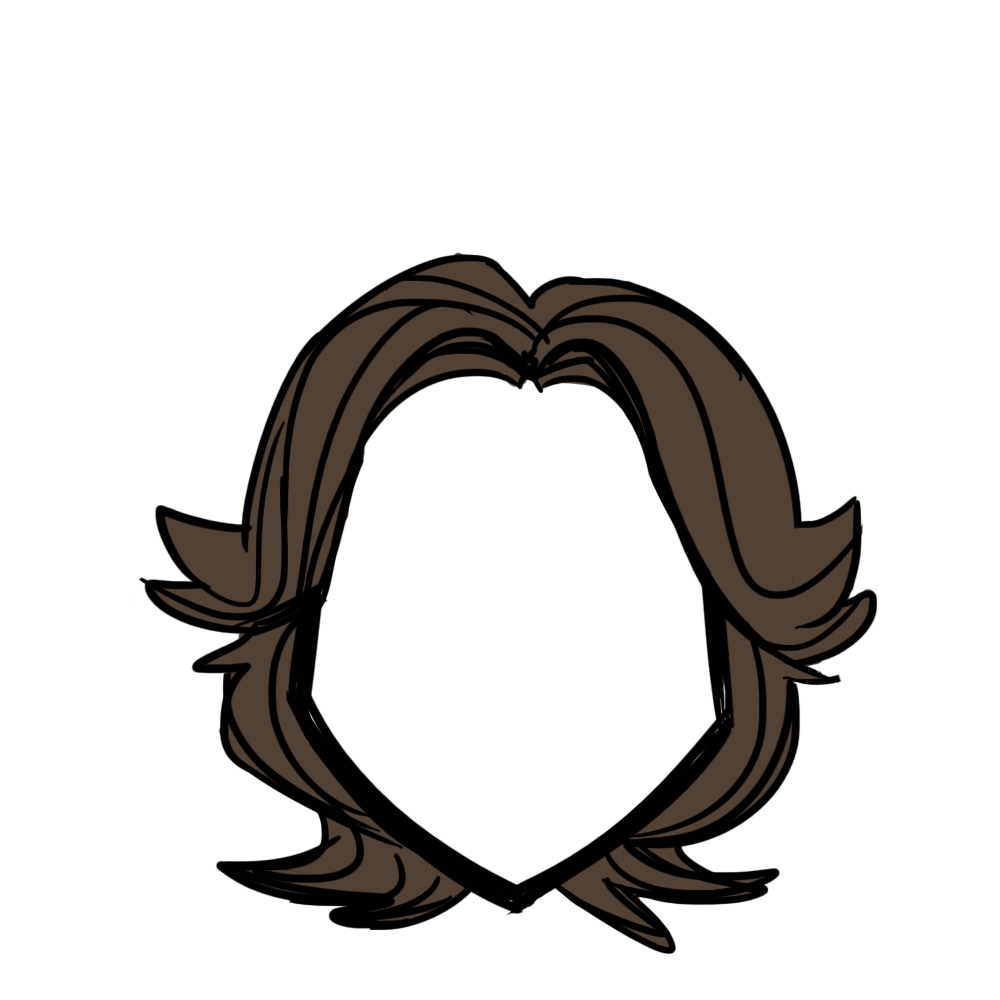
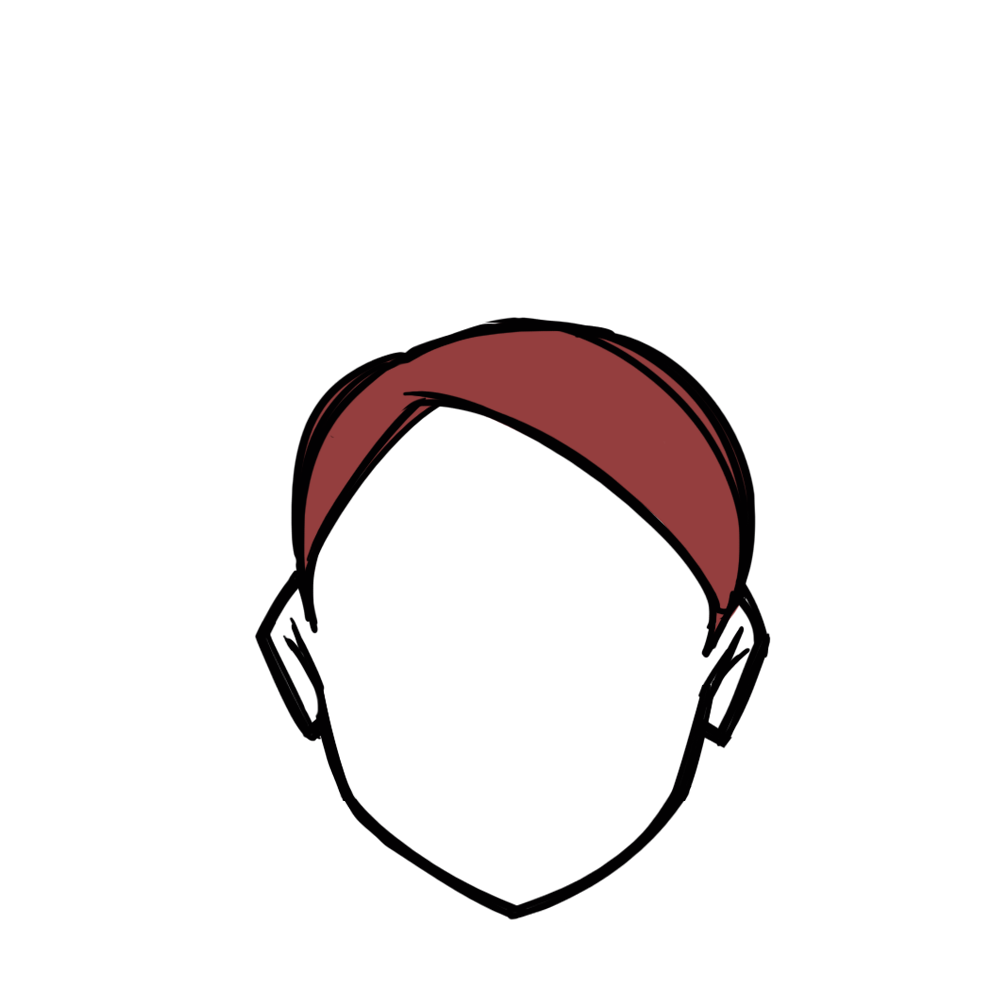
Layered file, before and after one edit (1000 x 1000). Changes by layer:
hid "Layer 13 copy" over [135, 253, 878, 955]
hid "Layer 17" over [148, 252, 877, 953]
added layer "Layer 20" above "Layer 19" over [254, 316, 771, 922]
added layer "Layer 19" above "Layer 7" over [266, 320, 759, 913]
